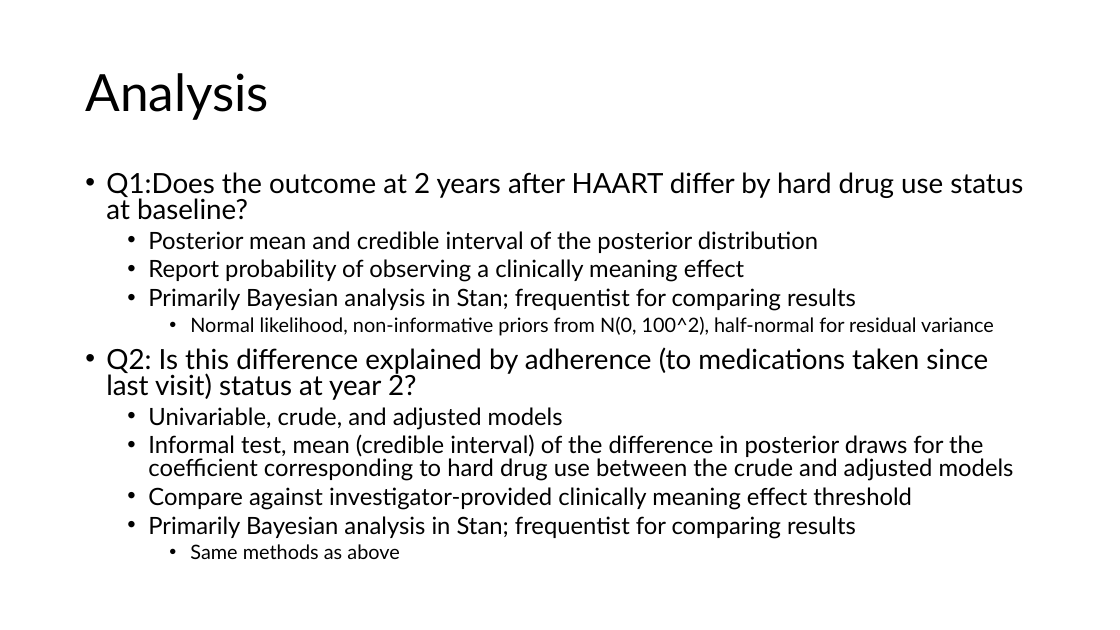
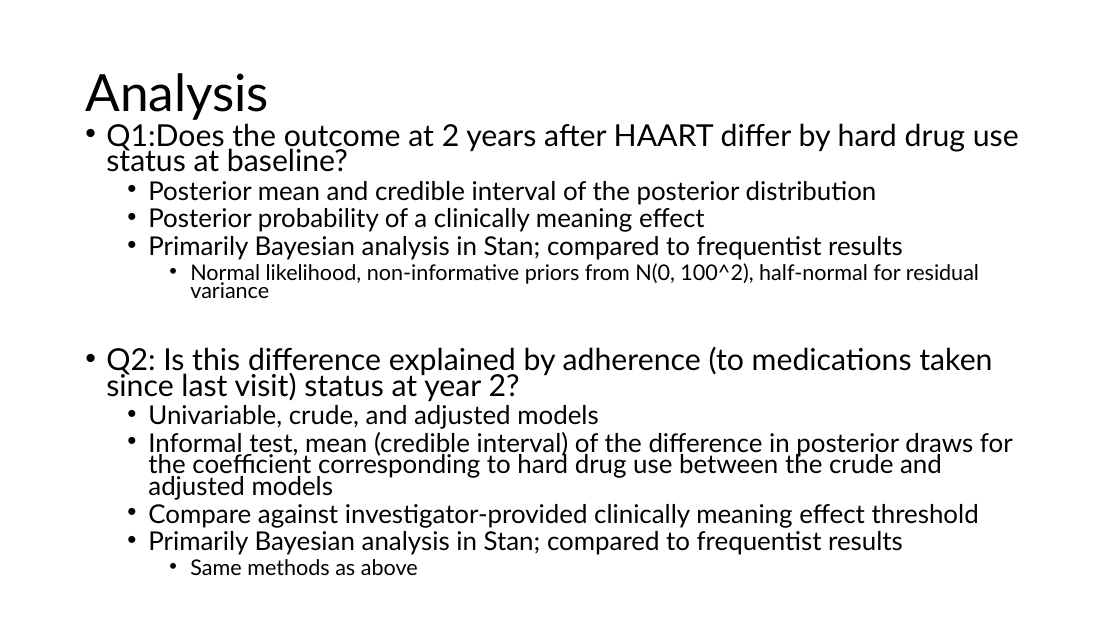
Before and after one commit to yemiaj/BIOS6624, a slide deck: slide 4 of Project1/Reports/Jegede_project1_slides.pptx. Drawn at 1120x630 pixels with LibreOffice and Linux fonts; fonts in the diff are those of the drawing. Boxes give left, top, right and bottom in pixels: in the first picture for what was removed or moved away, otherwise in the second. Text is boxed around its words. In the diff, an @@ line names an element or a change of style, - is before the commit and + after.

Commit message:
Final slides and report

```diff
--- a/Project1/Reports/Jegede_project1_slides.pptx
+++ b/Project1/Reports/Jegede_project1_slides.pptx
@@ text "Q1:Does the outcome at 2 ...": place and size @@
-text "Q1:Does the outcome at 2 ..." at [106, 172, 1023, 559]
+text "Q1:Does the outcome at 2 ..." at [106, 123, 1019, 575]
@@ text at [106, 123, 1019, 575]: size 23.8 to 25.9 pt in "Q1:Does the outcome at 2 years after ...", "Q2: Is this difference explained by adherence ..."; size 20.4 to 22.2 pt in "Posterior mean and credible interval of the ...", "Univariable, crude, and adjusted models", "Informal test, mean (credible interval) of the ...", "Compare against investigator-provided clinically meaning eff ..."; size 17 to 18.5 pt in "Normal likelihood, non-informative priors from N(0, 100^2), ...", "Same methods as above"; line spacing 0.8 to 0.7 @@
@@ text at [148, 208, 903, 260]: text changed; size 20.4 to 22.2 pt @@
-  • Report probability of observing a clinically meaning effect
-  • Primarily Bayesian analysis in Stan; frequentist for comparing results
+  • Posterior probability of a clinically meaning effect
+  • Primarily Bayesian analysis in Stan; compared to frequentist results
@@ text at [148, 531, 903, 555]: text changed; size 20.4 to 22.2 pt @@
-  • Primarily Bayesian analysis in Stan; frequentist for comparing results
+  • Primarily Bayesian analysis in Stan; compared to frequentist results
```
Also in this commit, not shown: 4 other slides changed, 1 other file.
